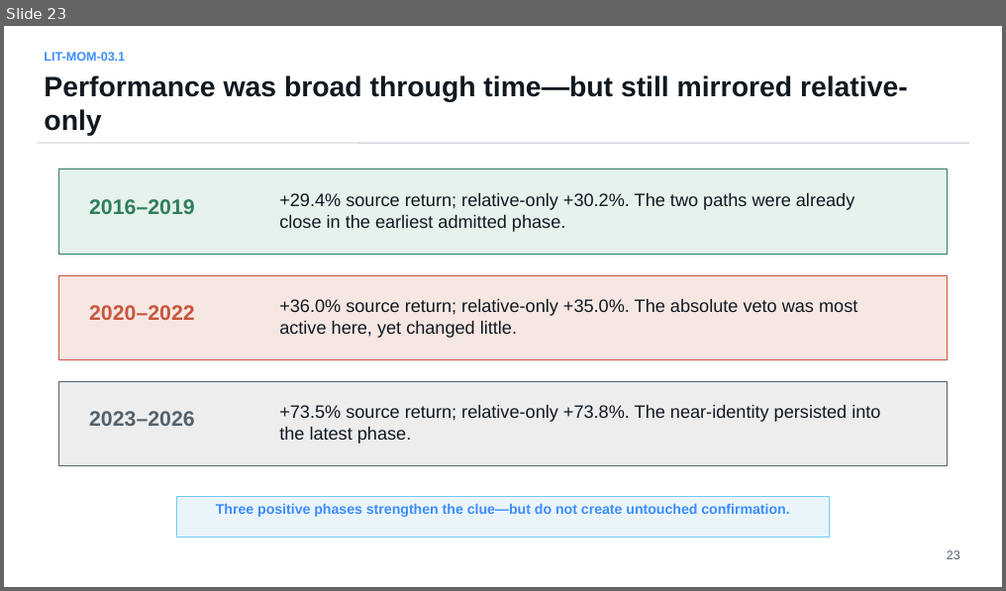
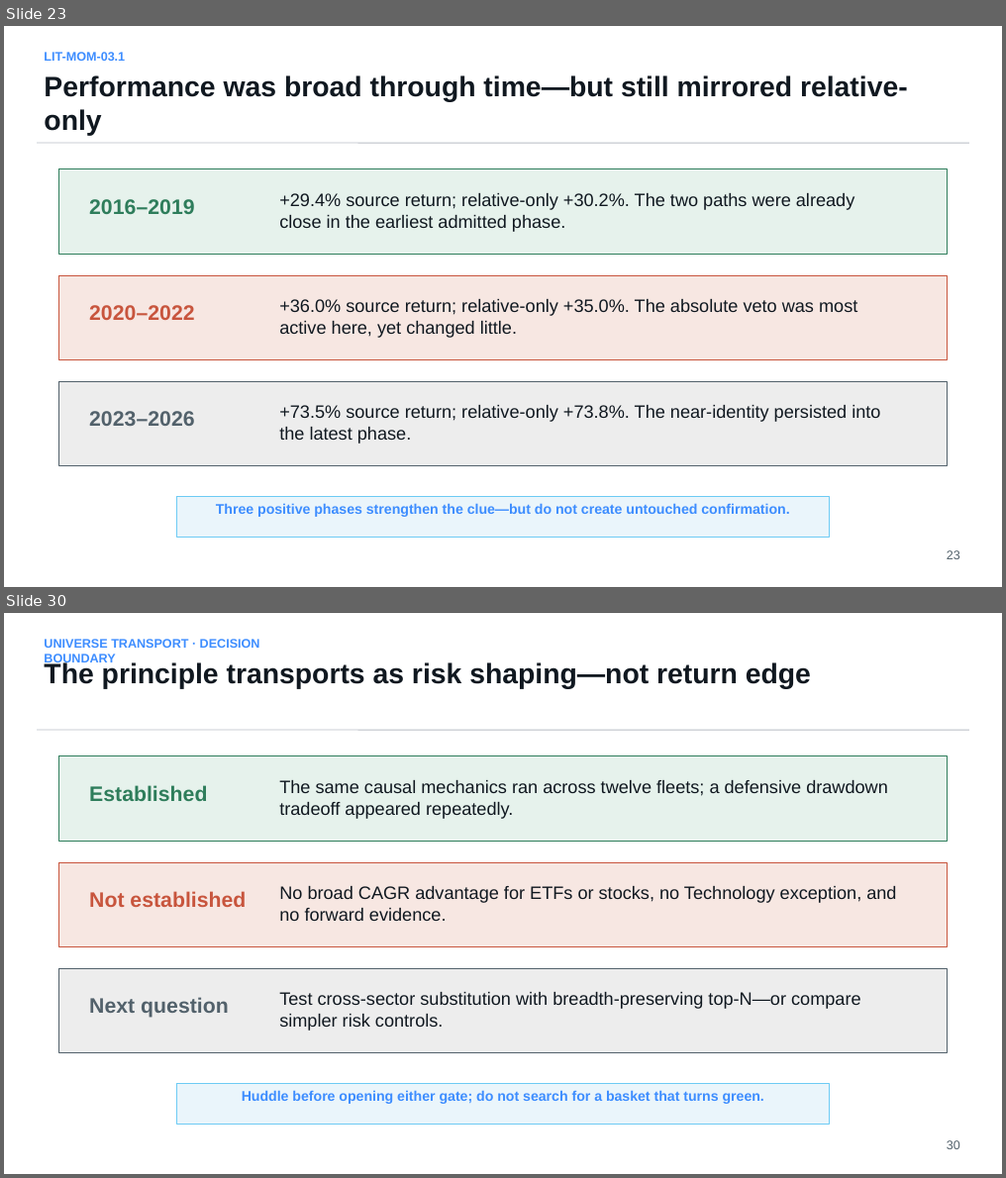
Before and after one commit to Francisc0Franc0/Time-Series-Modeling-Gen5, a slide deck: literature_studies/presentations/gen5_lit_mom_03_1_dual_momentum_study.pptx. Shown one above the other, each under a label of ours: slide 23 before the commit, slides 23 and 30 after it; the slides between them are not shown. The pictures are 1006x591 and 1006x1178 pixels, drawn with LibreOffice and Linux fonts; fonts in the diff are those of the drawing. Boxes give left, top, right and bottom in pixels: in the first picture for what was removed or moved away, otherwise in the second. Text is boxed around its words. In the diff, an @@ line names an element or a change of style, - is before the commit and + after.

Commit message:
Test dual momentum across frozen universes

```diff
--- a/literature_studies/presentations/gen5_lit_mom_03_1_dual_momentum_study.pptx
+++ b/literature_studies/presentations/gen5_lit_mom_03_1_dual_momentum_study.pptx
@@ slide 30 added at box(4, 613, 1002, 1174), background #FFFFFF @@
@@ text added at box(44, 639, 260, 665), 12 pt, text #3D8DFF, bold @@
+UNIVERSE TRANSPORT · DECISION BOUNDARY
@@ text added at box(44, 662, 811, 689), 27 pt, text #101820, bold @@
+The principle transports as risk shaping—not return edge
@@ line added from (37, 730) to (969, 730), #B8BCC4 0.75 pt @@
@@ rectangle added at box(58, 757, 948, 841), fill #E6F2EC, outline #2E7D5B 0.75 pt @@
@@ text added at box(89, 785, 207, 801), 20.2 pt, text #2E7D5B, bold @@
+Established
@@ text added at box(279, 780, 888, 819), 17.2 pt, text #101820 @@
+The same causal mechanics ran across twelve fleets; a defensive drawdown tradeoff appeared repeatedly.
@@ rectangle added at box(58, 862, 948, 947), fill #F7E7E2, outline #C8553D 0.75 pt @@
@@ text added at box(89, 891, 246, 907), 20.2 pt, text #C8553D, bold @@
+Not established
@@ text added at box(279, 886, 896, 921), 17.2 pt, text #101820 @@
+No broad CAGR advantage for ETFs or stocks, no Technology exception, and no forward evidence.
@@ rectangle added at box(58, 968, 948, 1053), fill #EDEDED, outline #52616B 0.75 pt @@
@@ text added at box(89, 997, 229, 1018), 20.2 pt, text #52616B, bold @@
+Next question
@@ text added at box(279, 992, 861, 1031), 17.2 pt, text #101820 @@
+Test cross-sector substitution with breadth-preserving top-N—or compare simpler risk controls.
@@ rectangle added at box(177, 1084, 829, 1124), fill #EAF5FB, outline #6DCBF4 0.75 pt @@
@@ text added at box(242, 1090, 764, 1104), 13.5 pt, text #3D8DFF, bold @@
+Huddle before opening either gate; do not search for a basket that turns green.
@@ text added at box(946, 1141, 960, 1150), 12 pt, text #52616B @@
+30
```
Also in this commit, not shown: 4 slides changed, 5 other slides added, 9 other files.
